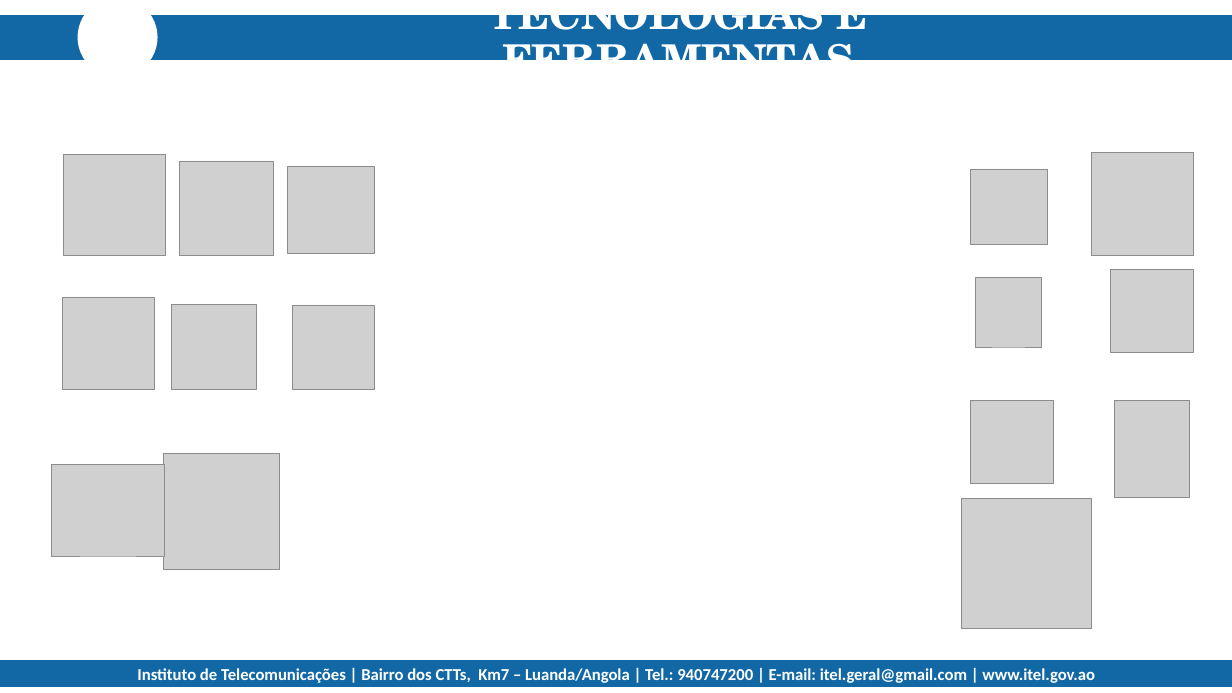
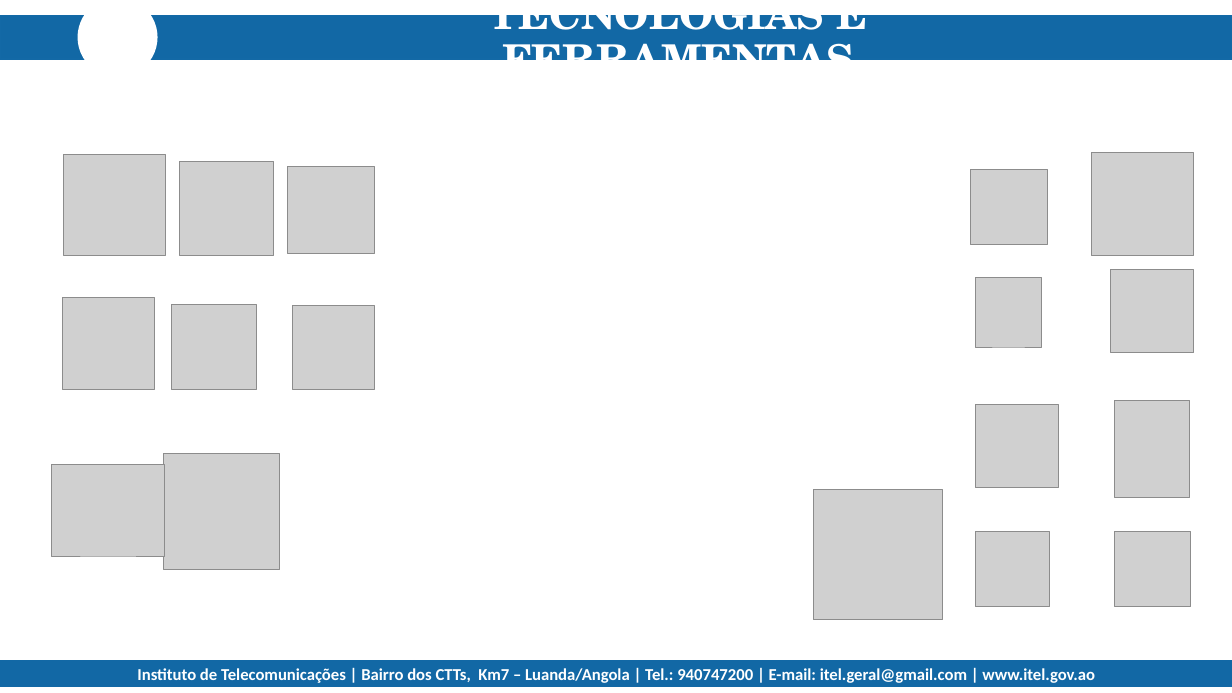
Before and after one commit to mariocosta2021/Jobs-PAP-2023-, a slide deck: slide 7 of _documentos/APRESENTAÇÃO DO PROJECTO.pptx (slide 12 before the commit). Drawn at 1232x693 pixels with LibreOffice and Linux fonts; fonts in the diff are those of the drawing; grey boxes stand for pictures; background and template pictures are left out. Boxes give left, top, right and bottom in pixels: in the first picture for what was removed or moved away, otherwise in the second. Text is boxed around its words. In the diff, an @@ line names an element or a change of style, - is before the commit and + after.

```diff
--- a/_documentos/APRESENTAÇÃO DO PROJECTO.pptx
+++ b/_documentos/APRESENTAÇÃO DO PROJECTO.pptx
@@ picture: place and size @@
-picture at [970, 400, 1054, 483]
+picture at [976, 405, 1059, 488]
@@ picture: place and size @@
-picture at [961, 499, 1092, 629]
+picture at [813, 490, 944, 620]
@@ picture added at [976, 532, 1051, 607] @@
@@ picture added at [1116, 531, 1191, 607] @@
```
Also in this commit, not shown: 5 other slides changed, 6 slides added, 8 slides removed, 30 other files.
